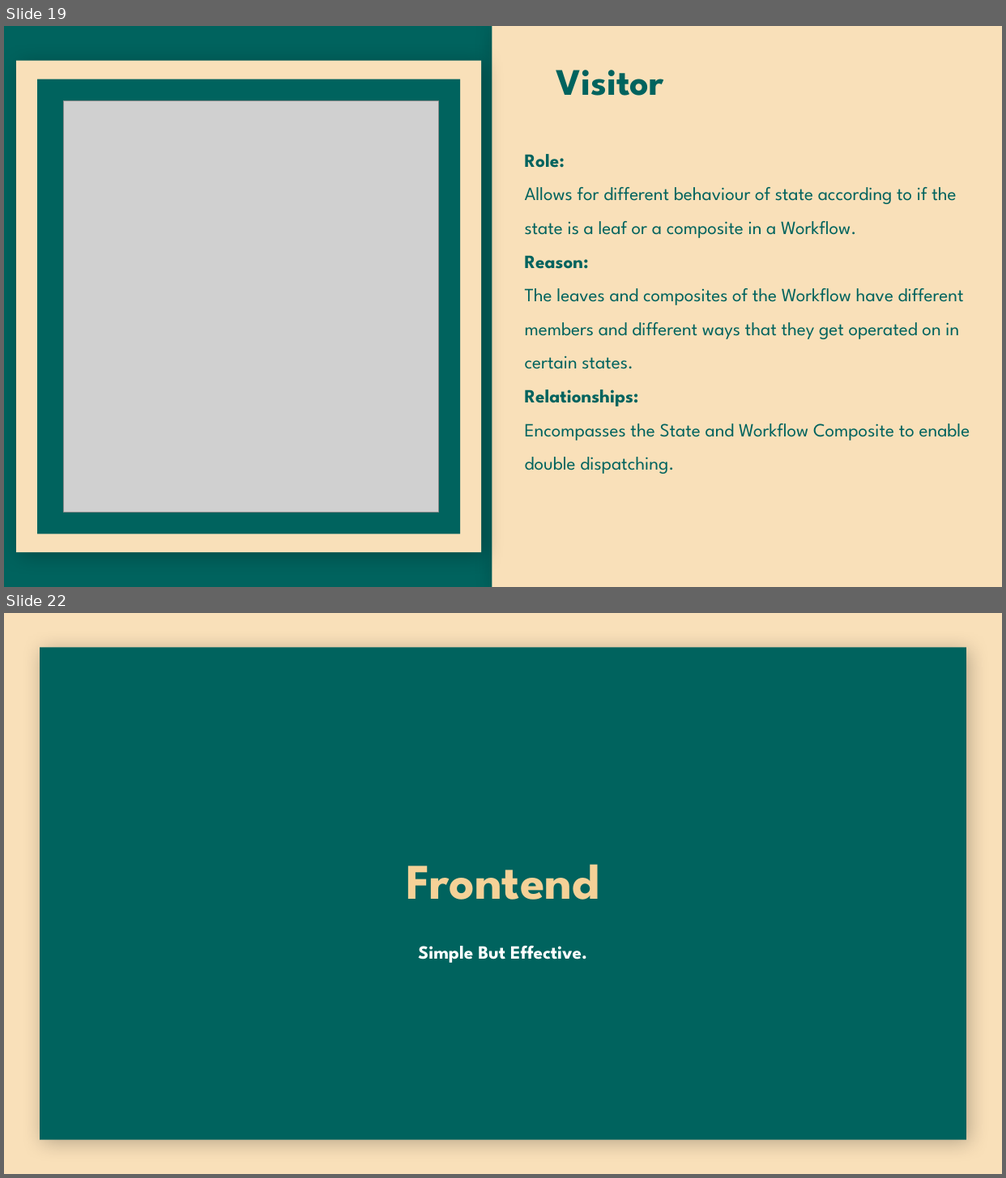
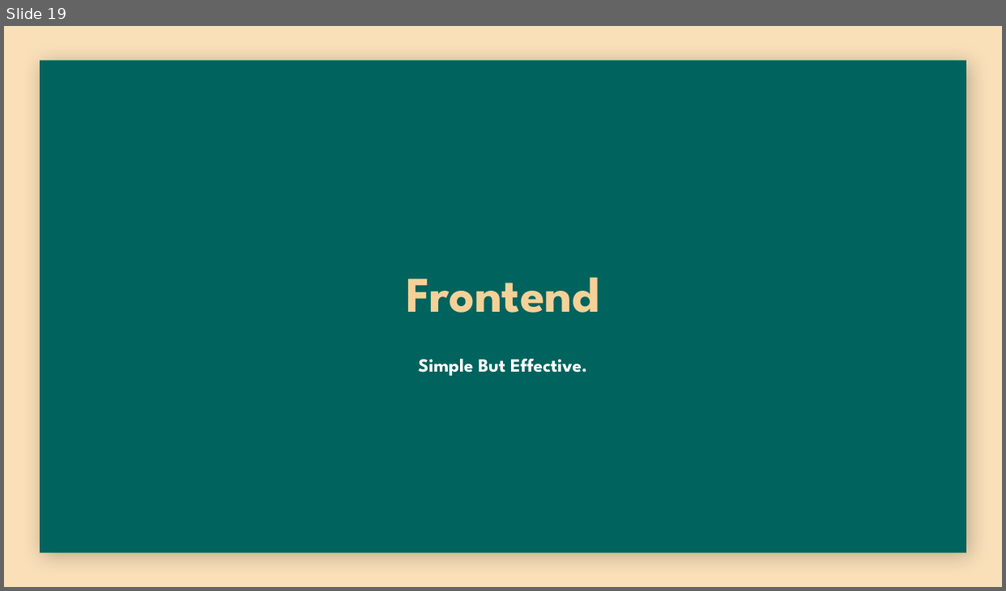
Before and after one commit to yashGhela/cos214prac6, a slide deck: Presentation/TIVIDY-Presentation.pptx. Shown one above the other, each under a label of ours: slides 19 and 22 before the commit, slide 19 after it; the slides between them are not shown. The pictures are 1006x1178 and 1006x591 pixels, drawn with LibreOffice and Linux fonts; fonts in the diff are those of the drawing; grey boxes stand for pictures; background and template pictures are left out. Boxes give left, top, right and bottom in pixels: in the first picture for what was removed or moved away, otherwise in the second. Text is boxed around its words. In the diff, an @@ line names an element or a change of style, - is before the commit and + after.

```diff
--- a/Presentation/TIVIDY-Presentation.pptx
+++ b/Presentation/TIVIDY-Presentation.pptx
@@ slide 19 removed at box(4, 26, 1002, 587), background #00635D @@
@@ rectangle removed at box(492, 26, 1002, 587) @@
@@ rectangle removed at box(17, 61, 482, 552) @@
-c
@@ title removed at box(556, 70, 664, 96) @@
-Visitor
@@ rectangle removed at box(38, 79, 461, 535) @@
@@ picture removed at box(64, 101, 439, 513) @@
@@ text removed at box(525, 154, 970, 474) @@
-Role:
-Allows for different behaviour of state according to if the state is a leaf or a composite in a Workflow.
-Reason:
-The leaves and composites of the Workflow have different members and different ways that they get operated on in certain states.
-Relationships:
-Encompasses the State and Workflow Composite to enable double dispatching.
@@ what was slide 22 is now slide 19 @@
```
Also in this commit, not shown: 16 slides changed, 1 slide added, 2 other slides removed, 6 other files.
